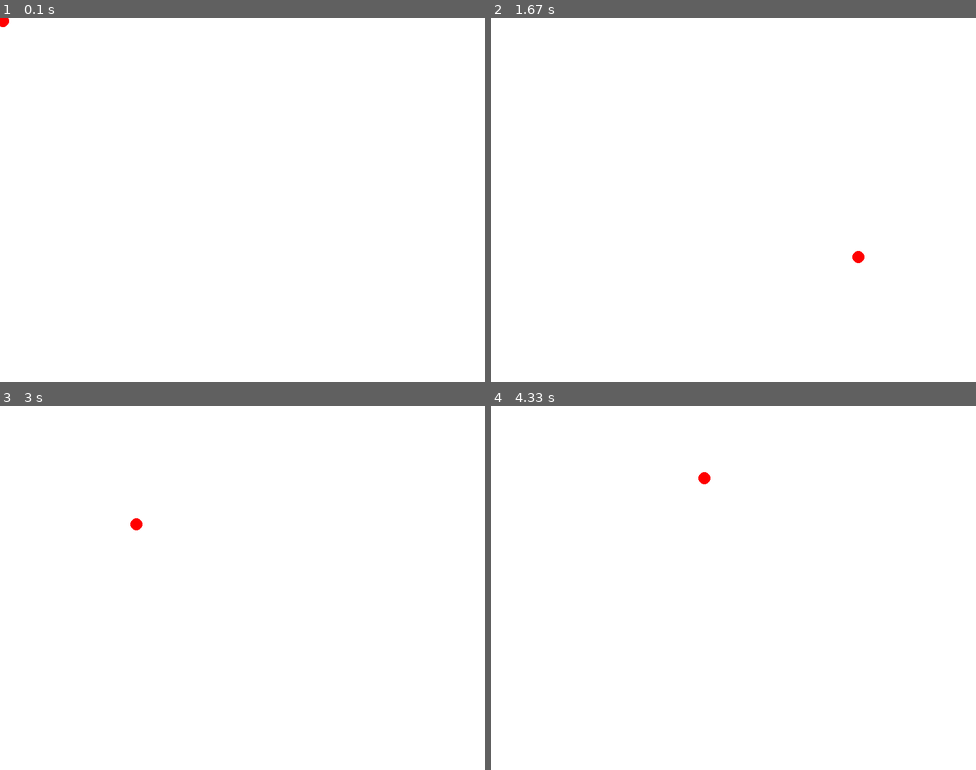
Above: before the commit, frames 1-4 (two rows, left to right).
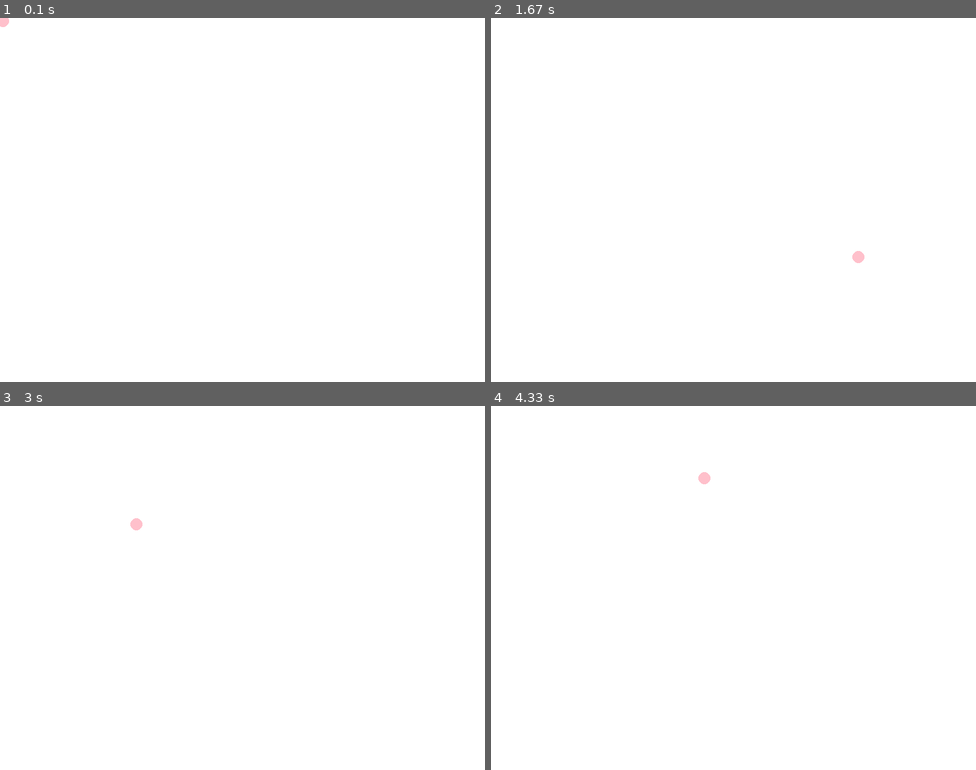
Above: after the commit, the same moments.

Repository: olincollege/maze-game
Game: pygame game, started from game.py
Two runs of this game, one before a commit and one after it. Both use one fixed random seed, a clock stepped at 60 frames per second and the inputs below.
Inputs (mouse positions are in pixels of both pictures, inside the frame that each line leads up to):
- Up to frame 1 (0.1 s): no input
- Up to frame 2 (1.67 s): press the mouse at (617, 203) at 0.37 s; move the mouse to (699, 243) at 0.47 s; release the mouse at (782, 280) at 0.6 s; press the mouse at (617, 203) at 0.7 s; move the mouse to (704, 218) at 0.8 s; release the mouse at (791, 232) at 0.93 s; press the mouse at (617, 203) at 1.03 s; move the mouse to (665, 247) at 1.13 s; release the mouse at (709, 294) at 1.27 s; press the mouse at (617, 203) at 1.37 s; move the mouse to (738, 229) at 1.47 s; release the mouse at (859, 258) at 1.6 s
- Up to frame 3 (3 s): press the mouse at (126, 591) at 1.7 s; move the mouse to (266, 638) at 1.8 s; release the mouse at (412, 682) at 1.93 s; press the mouse at (126, 591) at 2.03 s; move the mouse to (232, 558) at 2.13 s; release the mouse at (344, 522) at 2.27 s; press the mouse at (126, 591) at 2.37 s; move the mouse to (237, 544) at 2.47 s; release the mouse at (349, 500) at 2.6 s; press the mouse at (126, 591) at 2.7 s; move the mouse to (130, 558) at 2.8 s; release the mouse at (135, 522) at 2.93 s
- Up to frame 4 (4.33 s): press the mouse at (617, 591) at 3.03 s; move the mouse to (602, 657) at 3.13 s; release the mouse at (588, 722) at 3.27 s; press the mouse at (617, 591) at 3.37 s; move the mouse to (626, 602) at 3.47 s; release the mouse at (636, 617) at 3.6 s; press the mouse at (617, 591) at 3.7 s; move the mouse to (752, 631) at 3.8 s; release the mouse at (883, 675) at 3.93 s; press the mouse at (617, 591) at 4.03 s; move the mouse to (660, 533) at 4.13 s; release the mouse at (704, 478) at 4.27 s

The runs differ from the first frame. In frame 1, less than 0.1% of the frame differs, in the area x 0-2%, y 0-3%; in frame 2, less than 0.1%, in the area x 74-77%, y 64-68%; in frame 3, less than 0.1%; in frame 4, less than 0.1%.

Commit message:
Start integrating button functions

Diff:
--- a/controller.py
+++ b/controller.py
@@ -25,9 +25,15 @@
         return self._board
 
     @abstractmethod
-    def move(self):
+    def mouse_position(self):
         """
-        Implementations of this method should allow players to control the board.
+        Implementations of this method should get and return the mouse's position.
+        """
+
+    @abstractmethod
+    def clickButton(self, x, y, image):
+        """
+        Implementations of this method should check if a button is clicked or not.
         """
 
 
@@ -37,12 +43,27 @@
         pygame interface.
     """
 
-    def move(self):
+    def mouse_position(self):
         """
         Get the mouse position so that the player can move!!!
         """
         mouse_position = pygame.mouse.get_pos()
         return mouse_position
 
+    def clickButton(self, x, y, image):
+        """
+        Check if a button is clicked.
+        """
+        clicked = False
+        rect = image.get_rect()
+        position = self.mouse_position()
+
+        if rect.collidepoint(position):
+            if pygame.mouse.get_pressed()[0] == 1 and clicked is False:
+                clicked = True
+
+        if pygame.mouse.get_pressed()[0] == 0:
+            clicked = False
+
     # FUNCTIONS TO IMPLEMENT
     # get mouse click for start button ya
--- a/game.py
+++ b/game.py
@@ -1,9 +1,12 @@
 import pygame
+import matplotlib.pyplot as plt
+
 from maze import Maze
 from view import PygameView
 from controller import PygameController
 
 timer = pygame.time.Clock()
+button = plt.imread("img/start_btn.png")
 
 maze = Maze()
 controller = PygameController(maze)
@@ -11,8 +14,8 @@
 
 run = True
 while run:
-    mouse_position = controller.move()
-    view.draw(mouse_position, timer)
+    mouse_position = controller.mouse_position()
+    view.character(mouse_position, timer)
 
     for event in pygame.event.get():
         if event.type == pygame.QUIT:
--- a/pygamemousetest.py
+++ b/pygamemousetest.py
@@ -15,7 +15,7 @@
     screen.fill("white")
     timer.tick(fps)
     mouse_position = pygame.mouse.get_pos()
-    pygame.draw.circle(screen, "red", mouse_position, 10)
+    pygame.draw.circle(screen, "pink", mouse_position, 10)
 
     for event in pygame.event.get():
         if event.type == pygame.QUIT:
--- a/view.py
+++ b/view.py
@@ -30,9 +30,15 @@
         return self._board
 
     @abstractmethod
-    def draw(self, mouse_position, timer):
+    def character(self, mouse_position, timer):
         """
-        Implementations of this method should display a copy of the board.
+        Implementations of this method should display the character's location.
+        """
+
+    @abstractmethod
+    def button(self, x, y, image):
+        """
+        Implementations of this method should display a button.
         """
 
 
@@ -48,17 +54,27 @@
         self._screen = pygame.display.set_mode([WIDTH, HEIGHT])
         pygame.display.set_caption("Maze Game")
 
-    def draw(self, mouse_position, timer):
+    def character(self, mouse_position, timer):
         """
-        Show the current state of the maze.
+        Show the player's position.
         """
         self._screen.fill("white")
         timer.tick(FPS)
-        pygame.draw.circle(self._screen, "red", mouse_position, 10)
+        pygame.draw.circle(self._screen, "pink", mouse_position, 10)
         pygame.display.flip()
-        # display board
-        # visuals and stuff
-        # make a start button at the beginning
-        # render all the collectibles
-        # render the mouse character
-        # jumpscare that breaks out of game loop and display image
+
+    def button(self, x, y, image, surface):
+        """
+        Display a button.
+        """
+        self.rect = image.get_rect()
+        self.rect.topleft = (x, y)
+
+        surface.blit(self.image, (self.rect.x, self.rect.y))
+
+    # display board
+    # visuals and stuff
+    # make a start button at the beginning
+    # render all the collectibles
+    # render the mouse character
+    # jumpscare that breaks out of game loop and display image
